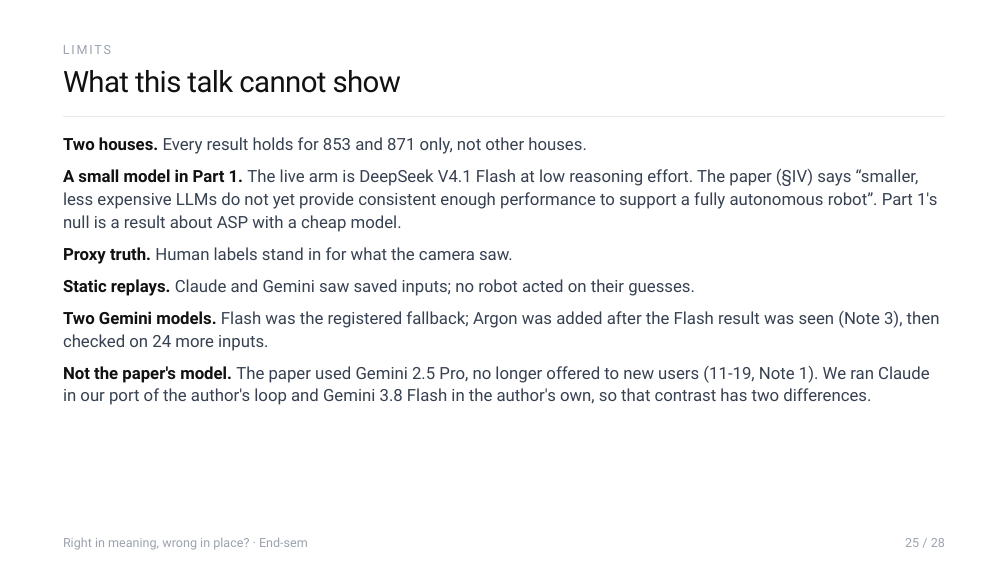
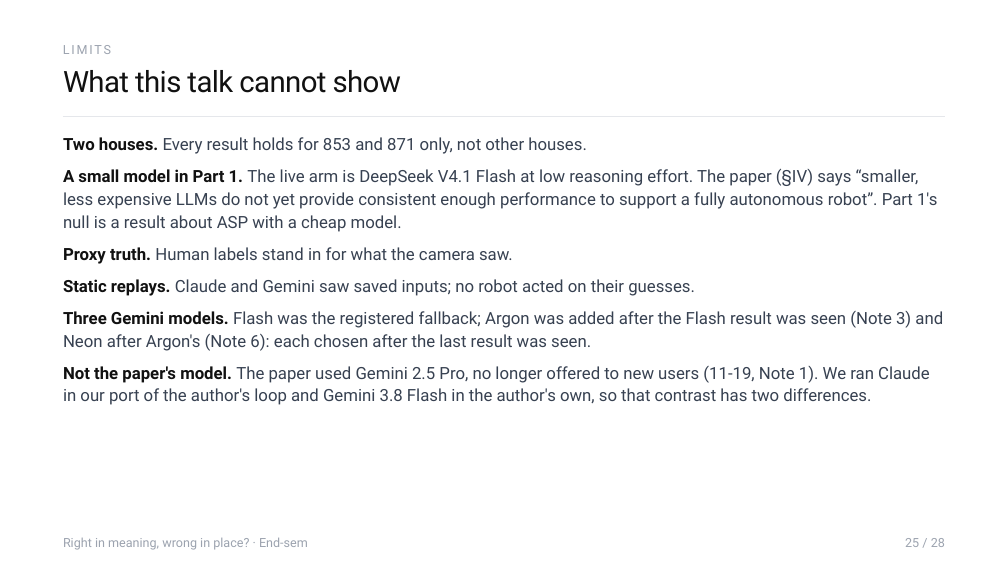
Before and after one commit to Sher110106/validity-aware-active-semantic-exploration, a slide deck: slide 25 of docs/endsem_2026-11/ASP_Endsem.pptx. Drawn at 1008x567 pixels with LibreOffice and Linux fonts; fonts in the diff are those of the drawing. Boxes give left, top, right and bottom in pixels: in the first picture for what was removed or moved away, otherwise in the second. Text is boxed around its words. In the diff, an @@ line names an element or a change of style, - is before the commit and + after.

```diff
--- a/docs/endsem_2026-11/ASP_Endsem.pptx
+++ b/docs/endsem_2026-11/ASP_Endsem.pptx
@@ text at (63, 311, 943, 351): text changed @@
-Two Gemini models. Flash was the registered fallback; Argon was added after the Flash result was seen (Note 3), then checked on 24 more inputs.
+Three Gemini models. Flash was the registered fallback; Argon was added after the Flash result was seen (Note 3) and Neon after Argon's (Note 6): each chosen after the last result was seen.
```
Also in this commit, not shown: 6 other slides changed, 2 slides added, 9 other files.
